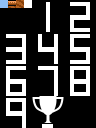
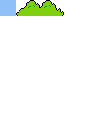
Revision of a layered 96 x 128 image; what changed, layer by layer:
painted on "background.png" over bbox(0, 0, 96, 128)
